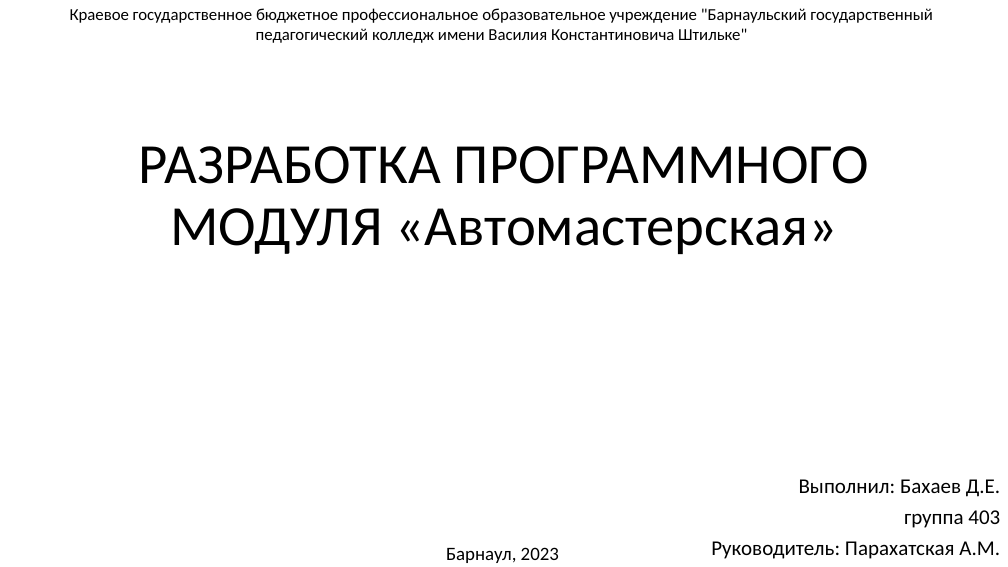
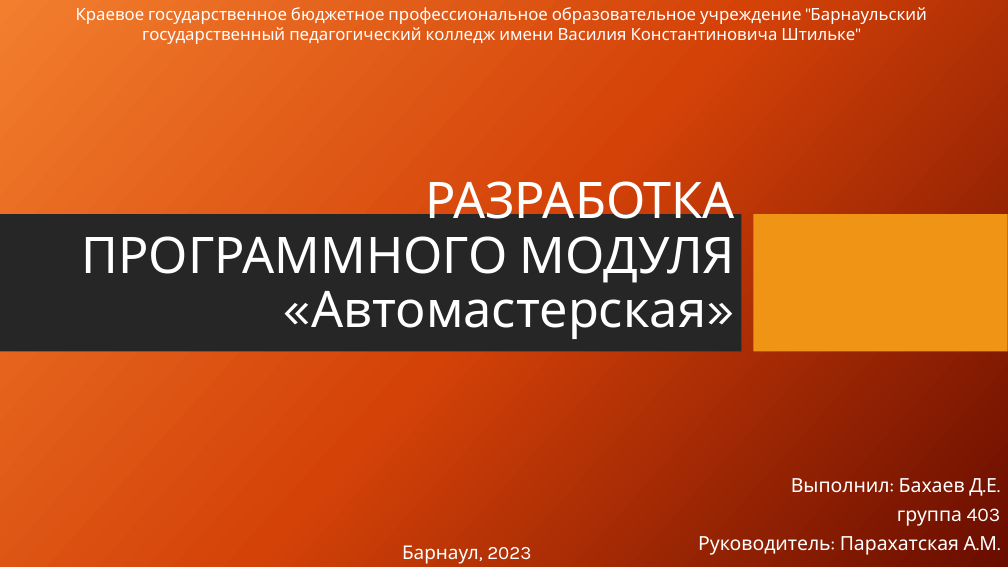
Before and after one commit to takemehome22/kursa4, a slide deck: slide 1 of Автомастерская.pptx. Drawn at 1008x567 pixels with LibreOffice and Linux fonts; fonts in the diff are those of the drawing; background and template pictures are left out. Boxes give left, top, right and bottom in pixels: in the first picture for what was removed or moved away, otherwise in the second. Text is boxed around its words. In the diff, an @@ line names an element or a change of style, - is before the commit and + after.

```diff
--- a/Автомастерская.pptx
+++ b/Автомастерская.pptx
@@ background #FFFFFF to picture (left out) @@
@@ text "Краевое государственное бюджетное профессиональное образоват ..." at [76,7,926,44]: font Calibri to Karla, text colour #000000 to #FFFFFF @@
@@ title "РАЗРАБОТКА ПРОГРАММНОГО МОДУЛЯ «Автомастерская»": place and size @@
-title "РАЗРАБОТКА ПРОГРАММНОГО МОДУЛЯ «Автомастерская»" at [139,146,869,254]
+title "РАЗРАБОТКА ПРОГРАММНОГО МОДУЛЯ «Автомастерская»" at [82,181,735,339]
@@ title "РАЗРАБОТКА ПРОГРАММНОГО МОДУЛЯ «Автомастерская»" at [82,181,735,339]: size 54 to 48 pt, font Calibri to Karla, text colour #000000 to #FFFFFF; alignment centre to right @@
@@ rectangle added at [0,214,742,352], fill #262626 @@
@@ rectangle added at [753,214,1008,352], fill #F09415 @@
@@ subtitle "Выполнил: Бахаев Д.Е." at [698,478,1001,555]: size 20 to 18.5 pt, font Calibri to Karla, text colour #000000 to #FFFFFF @@
@@ text "Барнаул, 2023" at [402,545,531,564]: font Calibri to Karla, text colour #000000 to #FFFFFF @@
@@ text "Барнаул, 2023": place and size @@
-text "Барнаул, 2023" at [446,547,559,563]
+text "Барнаул, 2023" at [402,545,531,564]
```
Also in this commit, not shown: 1 other slide changed, 2 slides added, 1 slide removed, 1 other file.
